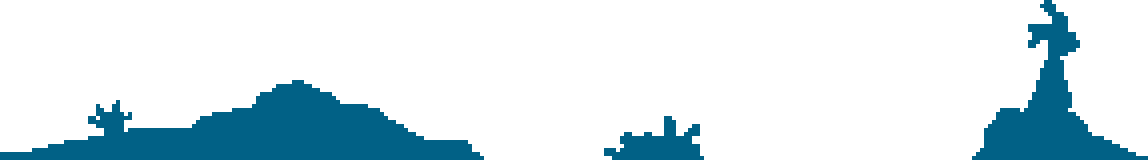
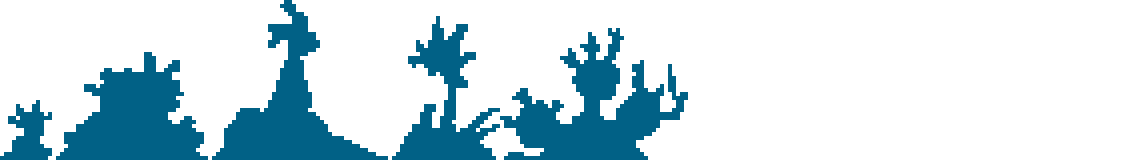
Revision of a layered w=1148, h=160 image; what changed, layer by layer:
removed layer "Layer 1" over [0, 0, 1148, 160]
removed layer "Background" over [0, 0, 1148, 160]
added layer "Art" above "Grid" over [0, 0, 688, 160]
